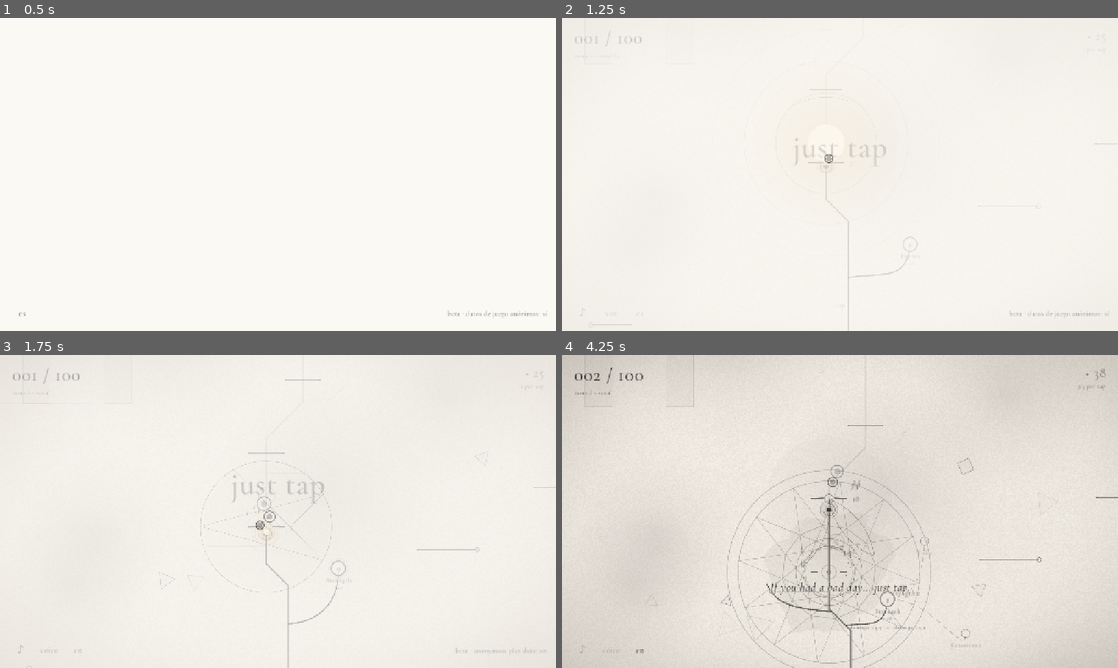
Above: before the commit, frames 1-4 (two rows, left to right).
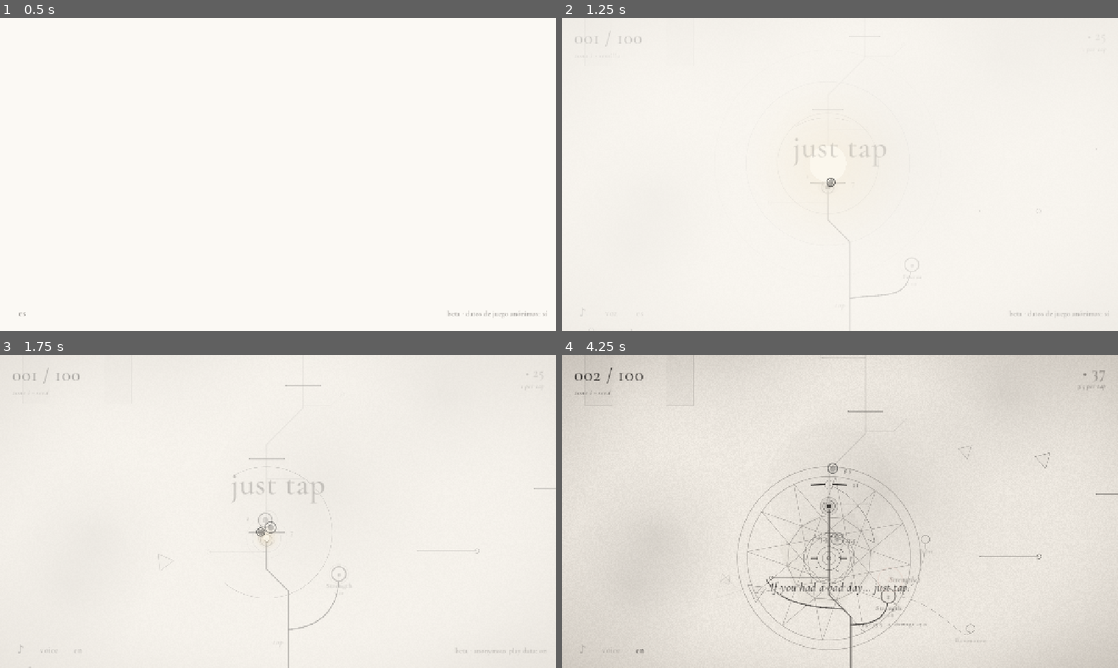
Above: after the commit, the same moments.

Repository: pablopalma/just-tap-repository
Game: Godot game, scene res://tools/tree_inline_test.tscn
Same seed, same stepped clock (60 frames per second), same inputs: the game is played once before the commit and once after it. This scene is started directly instead of the project's main scene. Sound files missing from this copy of the repository are replaced by a short silence.
Inputs:
- Up to frame 1 (0.5 s): no input
- Up to frame 2 (1.25 s): click "es" at 0.5 s
- Up to frame 3 (1.75 s): click "es" at 1.25 s
- Up to frame 4 (4.25 s): click "voice" at 2 s; click "en" at 2.75 s; click "♪" at 3.5 s

Frame 1 is identical in both runs. In frame 2, 0.4% of the frame differs, in the area x 12-97%, y 5-100%; in frame 3, 0.9%; in frame 4, 3.7%, in the area x 23-100%, y 0-100%.

Commit message:
Entre zonas, la zambullida Droste; cada zona corre hacia su lado
Al terminar una zona la cámara cae en la punta, el punto llena la pantalla y
desde su centro se abre la zona siguiente (scripts/world/droste.gd), con la
música filtrada al entrar y abierta al llegar. Cada zona corre hacia su propio
lado (Main.ZONE_ANGLE): se gira la vista, y el paisaje, las capas del fondo y la
ola de color giran con ella (View.angle); los textos del mundo se enderezan. A la
oscuridad se entra girando despacio. Prototipo detrás de BuildFlags.DROSTE; el
tráiler mantiene la vista derecha.

La visión del juego (un recorrido hacia adentro, la historia del alma de la
niña) queda escrita en JUST_TAP_GODOT.md §1.

Co-Authored-By: Claude Opus 5.5 <noreply@anthropic.com>

Diff:
--- a/scripts/build_flags.gd
+++ b/scripts/build_flags.gd
@@ -11,6 +11,11 @@
 ## The last barriers of the dark break on their own, in one run, while the voice talks about this
 ## moment (Main's "now" cinematic).
 const NOW_BARRIERS := 3
+
+## Prototype: between zones the camera falls into the tip and comes out in the next zone (the Droste
+## dive, scripts/world/droste.gd), and some zones run their own way (Main.ZONE_ANGLE). False: the
+## old pull-back over the zone.
+const DROSTE := true
 
 ## The upgrade tree is drawn beside the line and bought by tapping it, without pausing
 ## (scripts/world/inline_tree.gd); false brings back the panel. The dev menu (F1) switches it.
--- a/scripts/main.gd
+++ b/scripts/main.gd
@@ -24,6 +24,9 @@
 var forks
 var fx
 var spark
+## Between zones: the Droste dive into the tip (scripts/world/droste.gd).
+var droste
+var _droste_zone := 0
 var camera
 var hud
 var tree_panel
@@ -166,6 +169,10 @@
 	spark.tip = tip
 	spark.visible = false
 	spark.landed.connect(_on_spark_landed)
+	droste = load("res://scripts/world/droste.gd").new()
+	add_child(droste)
+	droste.turned.connect(_on_droste_turned)
+	droste.done.connect(_on_droste_done)
 	crumble = _node("Crumble", "res://scripts/world/crumble.gd")
 	crumble.path = path
 	crumble.quaked.connect(_on_quake)
@@ -277,6 +284,7 @@
 	Music.start()
 	Music.stop_theme()
 	_demo_end = BuildFlags.DEMO and GameState.finished and GameState.stage >= BuildFlags.DEMO_LAST
+	_face_zone()  # a save inside a zone that runs its own way
 	# The voice greets once the line has started climbing.
 	get_tree().create_timer(2.5).timeout.connect(_greet.bind(SaveSystem.had_progress))
 	if GameState.finished:
@@ -402,14 +410,20 @@
 		_process_now(delta)
 	path_view.lit = tip.lit
 	inline_tree.active = tree_inline and GameState.running and not GameState.finished \
-		and mode == Mode.PLAY and not _cine and not _now and _pano <= 0.0
+		and mode == Mode.PLAY and not _cine and not _now and _pano <= 0.0 and not droste.is_playing()
 	subtitle.high = inline_tree.active and inline_tree.is_narrow()
 	shapes.focus = camera.position
 	path_view.width_scale = maxf(1.0, 0.9 / camera.zoom.x)
+	droste.tip_screen = tip.get_global_transform_with_canvas().origin
 	match mode:
 		Mode.INTRO, Mode.PLAY:
 			camera.k = 2.2
-			if star.is_active():
+			if droste.is_playing():
+				# Falling into the tip (and, turned, out into the next zone).
+				camera.k = 9.0
+				camera.target_pos = tip.position
+				camera.target_zoom = _base_zoom() * droste.zoom_mul()
+			elif star.is_active():
 				# The whole star in view.
 				camera.target_pos = star.center() + Vector2(0, -20)
 				camera.target_zoom = _base_zoom() * 0.72
@@ -494,8 +508,68 @@
 
 
 func _base_zoom() -> float:
+	# 640 along the line and 420 across it, whichever way the zone's line runs on screen.
 	var vs := get_viewport_rect().size
+	if absf(sin(camera.angle)) > 0.5:
+		vs = Vector2(vs.y, vs.x)
 	return minf(vs.y / 640.0, vs.x / 420.0)
+
+
+# --- The Droste dive between zones ----------------------------------------------
+
+## Which way zone z's line runs on screen (radians, the camera's angle). The line does not always
+## climb: inside the last zone, the next one runs its own way, like thoughts do. 0 is up, -PI/2 to
+## the right, PI/2 to the left, PI down. The dark (zone 5) and the last zone climb again, so the
+## endings look at the city upright.
+const ZONE_ANGLE := {1: 0.0, 2: -PI / 2.0, 3: -PI / 4.0, 4: PI / 2.0, 5: 0.0, 6: PI, 7: PI / 4.0,
+	8: -PI / 2.0, 9: -3.0 * PI / 4.0, 10: 0.0}
+## A director (the trailer) keeps the view upright, so its shots stay as they were framed.
+var turn_zones := true
+var _turn_tween: Tween
+
+
+func _zone_angle(z: int) -> float:
+	return ZONE_ANGLE.get(z, 0.0) if turn_zones else 0.0
+
+
+## Turns the view slowly, the short way round (where there is no dive to hide it: into the dark).
+func _turn_to(target: float, time: float) -> void:
+	if _turn_tween:
+		_turn_tween.kill()
+	var from: float = camera.angle
+	var to := from + wrapf(target - from, -PI, PI)
+	_turn_tween = create_tween()
+	_turn_tween.tween_property(camera, "angle", to, time).set_trans(Tween.TRANS_SINE)
+
+
+## The view the current barrier's zone is seen at, at once (a new game, a save, a jump).
+func _face_zone() -> void:
+	if _turn_tween:
+		_turn_tween.kill()
+	camera.angle = _zone_angle(Zones.of(GameState.stage))
+
+
+## Each zone is the line inside the last one: fall into the tip and come out in the next zone.
+func _begin_droste(z: int) -> void:
+	_droste_zone = z
+	droste.play()
+	camera.add_trauma(0.25)
+
+
+## The screen is all dot: turn the view to the next zone's direction, unseen.
+func _on_droste_turned() -> void:
+	camera.angle = _zone_angle(_droste_zone + 1)
+	camera.snap()
+
+
+func _on_droste_done() -> void:
+	var z := _droste_zone
+	var last := path.gate_pos(z * 10)
+	_summon_bird()
+	if not z in [2, 4, 6, 8]:
+		colour_wave.pass_wave(tip.position, Palette.chapter_color(maxi(1, Palette.chapter_of(z * 10))))
+		zone_title.show_title(Loc.t("zone_done") % Zones.ROMAN[z - 1], Loc.zone_name(z), Palette.INK)
+	fx.ring(last, Palette.INK, 220.0, 2.4)
 
 
 # --- Events -----------------------------------------------------------------
@@ -538,6 +612,12 @@
 
 ## The camera pulls back to take in the zone's ten barriers.
 func _on_zone_completed(z: int) -> void:
+	if BuildFlags.DROSTE and cinematics_enabled and not BuildFlags.is_dark(z * 10 + 1):
+		_begin_droste(z)
+		return
+	# No dive (into the dark, or a director's cut): the world turns slowly to the next zone's way.
+	if absf(wrapf(_zone_angle(z + 1) - camera.angle, -PI, PI)) > 0.01:
+		_turn_to(_zone_angle(z + 1), EVENT_TIME)
 	cinema.show_bars(true)
 	var first := path.gate_pos((z - 1) * 10 + 1)
 	var last := path.gate_pos(z * 10)
@@ -725,6 +805,8 @@
 	landscape.reset()
 	_clear_dark()
 	GameState.dev_jump(n)
+	_face_zone()
+	camera.snap()
 	GameState.running = true
 	mode = Mode.PLAY
 	_final_pending = -1.0
@@ -970,6 +1052,7 @@
 func _on_reborn() -> void:
 	_stop_cinematic(true)
 	_clear_dark()
+	_face_zone()
 	tip.lit = 0.0
 	gates.reset()
 	star.reset()
--- /dev/null
+++ b/scripts/view.gd
@@ -0,0 +1,27 @@
+class_name View
+extends RefCounted
+## The angle the world is seen at. The line does not always climb: each zone, inside the last one,
+## can run its own way (Main turns the camera between zones, through the Droste dive). Everything
+## that draws apart from the camera (the landscape, the far layers, the colour wave) turns with it,
+## and text drawn in the world is turned back so it always reads upright.
+
+## Radians; the camera sets it every frame (without its shake).
+static var angle := 0.0
+
+
+## The world-aligned box a screen of size `vs` covers at the current angle (for culling).
+static func size(vs: Vector2) -> Vector2:
+	var c := absf(cos(angle))
+	var s := absf(sin(angle))
+	return Vector2(vs.x * c + vs.y * s, vs.x * s + vs.y * c)
+
+
+## draw_string, upright on screen whatever the angle. `at` is where the text starts (its baseline).
+static func text(ci: CanvasItem, font: Font, at: Vector2, s: String, align: HorizontalAlignment,
+		width: float, size_px: int, col: Color) -> void:
+	if angle == 0.0:
+		ci.draw_string(font, at, s, align, width, size_px, col)
+		return
+	ci.draw_set_transform(at, angle)
+	ci.draw_string(font, Vector2.ZERO, s, align, width, size_px, col)
+	ci.draw_set_transform(Vector2.ZERO)
--- a/scripts/world/camera.gd
+++ b/scripts/world/camera.gd
@@ -11,6 +11,8 @@
 var target_zoom := 1.0
 var k := 2.2
 var trauma := 0.0
+## Which way the world is seen (View.angle): the zone's own direction. The shake rolls around it.
+var angle := 0.0
 
 var _z := 1.0
 var _punch := 0.0
@@ -33,7 +35,8 @@
 	trauma = maxf(0.0, trauma - TRAUMA_DECAY * delta)
 	var s := trauma * trauma
 	offset = Vector2(_wave(1.0), _wave(2.0)) * MAX_OFFSET * s / maxf(0.2, _z)
-	rotation = _wave(3.0) * MAX_ROLL * s
+	rotation = angle + _wave(3.0) * MAX_ROLL * s
+	View.angle = angle
 
 
 ## 0..1; 0.1 is a nudge, 1 is the biggest moment.
--- a/scripts/world/colour_wave.gd
+++ b/scripts/world/colour_wave.gd
@@ -97,5 +97,6 @@
 	_mat.set_shader_parameter("drain", _drain)
 	_mat.set_shader_parameter("cam_pos", cam_pos + cam_offset)
 	_mat.set_shader_parameter("cam_zoom", cam_zoom)
+	_mat.set_shader_parameter("cam_rot", View.angle)
 	_mat.set_shader_parameter("view_size", vp)
 	_mat.set_shader_parameter("beat_hz", Zones.BPM[Music.zone - 1] / 60.0)
--- a/scripts/world/depth_background.gd
+++ b/scripts/world/depth_background.gd
@@ -38,8 +38,10 @@
 		var z: float = s.scale * (1.0 + (cam_zoom - 1.0) * f) * vp.y / 720.0
 		var center := (cam_pos + cam_offset) * f
 		cl.scale = Vector2(z, z)
-		cl.offset = vp * 0.5 - center * z
-		d.set_view(center, vp * 0.5 / z)
+		# Turned with the view (View.angle), around the middle of the screen.
+		cl.rotation = -View.angle
+		cl.offset = vp * 0.5 - (center * z).rotated(-View.angle)
+		d.set_view(center, View.size(vp) * 0.5 / z)
 		d.set_tint(tint)
 		d.modulate.a = 1.0 - 0.7 * focus
 
--- /dev/null
+++ b/scripts/world/droste.gd
@@ -0,0 +1,121 @@
+extends CanvasLayer
+## Between zones, the Droste dive (BuildFlags.DROSTE): each zone is the line inside the last one.
+## The camera falls into the tip while the line splits into finer threads; the dot grows until it is
+## all there is; then, from its centre, the next zone opens (already turned its own way, View.angle)
+## while the camera goes on falling in. One continuous move inward, never a cut. The music is heard
+## from inside something as it falls, and opens when it arrives.
+## Main drives the camera with zoom_mul() and turns the view on `turned`.
+
+signal turned
+signal done
+
+const DIVE := 1.5
+const EMERGE := 1.8
+const DIVE_ZOOM := 22.0      # how far in the camera falls before the dot fills the screen
+const EMERGE_ZOOM := 5.0     # and how far in the next zone starts, settling back to normal
+const THREADS := 7
+
+## The tip on screen; Main sets it every frame.
+var tip_screen := Vector2.ZERO
+
+var _t := -1.0
+var _turned := false
+var _canvas: Node2D
+var _filter: AudioEffectLowPassFilter
+var _filter_at := -1
+
+
+func _ready() -> void:
+	layer = 7  # over the world and its colour, under the HUD and the subtitles
+	_canvas = Node2D.new()
+	_canvas.draw.connect(_draw_dive)
+	add_child(_canvas)
+
+
+func is_playing() -> bool:
+	return _t >= 0.0
+
+
+func play() -> void:
+	_t = 0.0
+	_turned = false
+	_muffle(true)
+
+
+## How far in the camera is, against its normal zoom.
+func zoom_mul() -> float:
+	if _t < 0.0:
+		return 1.0
+	if _t < DIVE:
+		var e := _t / DIVE
+		return pow(DIVE_ZOOM, e * e)
+	var k := clampf((_t - DIVE) / EMERGE, 0.0, 1.0)
+	return pow(EMERGE_ZOOM, pow(1.0 - k, 2.2))
+
+
+func _process(delta: float) -> void:
+	if _t < 0.0:
+		return
+	_t += delta
+	if not _turned and _t >= DIVE:
+		_turned = true
+		turned.emit()
+		_muffle(false)
+	if _t >= DIVE + EMERGE:
+		_t = -1.0
+		done.emit()
+	_canvas.queue_redraw()
+
+
+func _draw_dive() -> void:
+	if _t < 0.0:
+		return
+	var vs := _canvas.get_viewport_rect().size
+	var far := vs.length()
+	var ink := Palette.INK
+	if _t < DIVE:
+		var e := _t / DIVE
+		# The line splits into threads along its own direction, spreading as the camera falls in.
+		var along := Vector2(0, -1).rotated(-View.angle)
+		var across := along.orthogonal()
+		for i in THREADS:
+			var off := (i - (THREADS - 1) * 0.5) * lerpf(1.0, 22.0, e * e)
+			var p := tip_screen + across * off
+			draw_thread(p - along * far, p + along * far, Color(ink, 0.35 * e * (1.0 - absf(off) / 90.0)))
+		# The dot grows until it is all there is.
+		var r := lerpf(6.0, far, pow(e, 3.2))
+		_canvas.draw_circle(tip_screen, r, Color(ink, smoothstep(0.0, 0.25, e)))
+		_canvas.draw_arc(tip_screen, r * 1.08 + 4.0, 0.0, TAU, 96, Color(ink, 0.25 * e), 1.5, true)
+		return
+	# Inside: the next zone opens from the middle of the dot, a ring of ink rolling out of the screen.
+	var k := clampf((_t - DIVE) / EMERGE, 0.0, 1.0)
+	var inner := far * (1.0 - pow(1.0 - k, 2.6))
+	var outer := far * 1.05
+	if inner < outer:
+		_canvas.draw_arc(vs * 0.5, (inner + outer) * 0.5, 0.0, TAU, 128, ink, outer - inner, true)
+		# the pen's edge of the opening, a little ragged
+		_canvas.draw_arc(vs * 0.5, inner, 0.0, TAU, 128, Color(ink, 0.5), 2.0 + 6.0 * (1.0 - k), true)
+
+
+func draw_thread(a: Vector2, b: Vector2, col: Color) -> void:
+	if col.a > 0.003:
+		_canvas.draw_line(a, b, col, 1.2, true)
+
+
+## Falling in, the music is heard from inside something (a low-pass closing); arriving, it opens.
+func _muffle(on: bool) -> void:
+	var bus := AudioServer.get_bus_index(Music.MUSIC_BUS)
+	if bus == -1:
+		return
+	if _filter == null:
+		_filter = AudioEffectLowPassFilter.new()
+		_filter.cutoff_hz = 20000.0
+		AudioServer.add_bus_effect(bus, _filter)
+		_filter_at = AudioServer.get_bus_effect_count(bus) - 1
+	AudioServer.set_bus_effect_enabled(bus, _filter_at, true)
+	var tw := create_tween()
+	if on:
+		tw.tween_property(_filter, "cutoff_hz", 380.0, DIVE).set_trans(Tween.TRANS_EXPO).set_ease(Tween.EASE_IN)
+	else:
+		tw.tween_property(_filter, "cutoff_hz", 20000.0, EMERGE).set_trans(Tween.TRANS_EXPO).set_ease(Tween.EASE_IN)
+		tw.tween_callback(func() -> void: AudioServer.set_bus_effect_enabled(bus, _filter_at, false))
--- a/scripts/world/forks.gd
+++ b/scripts/world/forks.gd
@@ -138,7 +138,7 @@
 			draw_line(g + Vector2(-HALF, 0), g + Vector2(-hole, 0), Palette.INK, 2.4, true)
 			draw_line(g + Vector2(hole, 0), g + Vector2(HALF, 0), Palette.INK, 2.4, true)
 			if font:
-				draw_string(font, g + Vector2(HALF + 6, 4), Fmt.num(maxf(0.0, b.hp)), HORIZONTAL_ALIGNMENT_LEFT,
+				View.text(self, font, g + Vector2(HALF + 6, 4), Fmt.num(maxf(0.0, b.hp)), HORIZONTAL_ALIGNMENT_LEFT,
 					-1, 12, Color(Palette.INK, 0.55))
 		# its light, in the colour of its instrument
 		var lp := _branch_point(s, count, i, _t[i])
--- a/scripts/world/fx.gd
+++ b/scripts/world/fx.gd
@@ -124,4 +124,4 @@
 	for f in _floats:
 		var k: float = f.t / f.life
 		var a := minf(1.0, (1.0 - k) * 2.0)
-		draw_string(font, f.pos, f.text, HORIZONTAL_ALIGNMENT_CENTER, -1, f.size, Color(f.color, a))
+		View.text(self, font, f.pos, f.text, HORIZONTAL_ALIGNMENT_CENTER, -1, f.size, Color(f.color, a))
--- a/scripts/world/gates.gd
+++ b/scripts/world/gates.gd
@@ -56,11 +56,11 @@
 	_bar(p + Vector2(hole, -wv), p + Vector2(HALF, wv * 0.3), Palette.INK)
 	if font:
 		var dim := Color(Palette.INK, 0.65)
-		draw_string(font, p + Vector2(HALF + 12, 5), Fmt.num(maxf(0.0, GameState.hp)),
+		View.text(self, font, p + Vector2(HALF + 12, 5), Fmt.num(maxf(0.0, GameState.hp)),
 			HORIZONTAL_ALIGNMENT_LEFT, -1, 15, dim)
 		var r := GameState.regen(GameState.stage)
 		if r > 0.0:
-			draw_string(font, p + Vector2(HALF + 12, 22), "+%s/s" % Fmt.num(r),
+			View.text(self, font, p + Vector2(HALF + 12, 22), "+%s/s" % Fmt.num(r),
 				HORIZONTAL_ALIGNMENT_LEFT, -1, 12, Color(Palette.INK, 0.4))
 
 
--- a/scripts/world/inline_tree.gd
+++ b/scripts/world/inline_tree.gd
@@ -135,7 +135,7 @@
 
 ## How far out a node can go on either side of the line, in world units.
 func _room() -> float:
-	var half_w := get_viewport_rect().size.x * 0.5 / camera.zoom.x
+	var half_w := View.size(get_viewport_rect().size).x * 0.5 / camera.zoom.x
 	return clampf(half_w - 40.0 / camera.zoom.x - absf(_anchor.x - camera.position.x), NEAR + 60.0, FAR)
 
 
@@ -339,4 +339,7 @@
 
 func _text(baseline_center: Vector2, text: String, size: int, color: Color) -> void:
 	var w := font.get_string_size(text, HORIZONTAL_ALIGNMENT_LEFT, -1, size).x
-	draw_string(font, baseline_center - Vector2(w * 0.5, 0), text, HORIZONTAL_ALIGNMENT_LEFT, -1, size, color)
+	# Turned around its own centre so it reads upright whichever way the view is turned (View.angle).
+	draw_set_transform(baseline_center, View.angle)
+	draw_string(font, Vector2(-w * 0.5, 0), text, HORIZONTAL_ALIGNMENT_LEFT, -1, size, color)
+	draw_set_transform(Vector2.ZERO)
--- a/scripts/world/landscape.gd
+++ b/scripts/world/landscape.gd
@@ -115,14 +115,14 @@
 	_drawer.grand = g
 	_drawer.width_mul = maxf(1.0, zn / z)
 	scale = Vector2(z, z)
-	offset = vp * 0.5 - center * z
+	# Turned with the view (View.angle), around the middle of the screen, like the world itself.
+	offset = vp * 0.5 - (center * z).rotated(-View.angle)
+	rotation = -View.angle
 	if tremble > 0.0:
 		var a := tremble * tremble * 14.0 * vp.y / 720.0
 		offset += Vector2(sin(_t * 41.0) + sin(_t * 23.0), cos(_t * 37.0) + sin(_t * 19.0)) * a * 0.5
-		rotation = sin(_t * 17.0) * tremble * tremble * 0.006
-	else:
-		rotation = 0.0
-	_drawer.set_view(center, vp * 0.5 / z)
+		rotation += sin(_t * 17.0) * tremble * tremble * 0.006
+	_drawer.set_view(center, View.size(vp) * 0.5 / z)
 
 
 class Drawer extends Node2D:
--- a/shaders/colour_wave.gdshader
+++ b/shaders/colour_wave.gdshader
@@ -8,6 +8,7 @@
 uniform sampler2D screen_tex : hint_screen_texture, filter_linear_mipmap;
 uniform vec2 cam_pos;
 uniform float cam_zoom = 1.0;
+uniform float cam_rot = 0.0;        // the view's angle (View.angle): screen turns back into world
 uniform vec2 view_size = vec2(1280.0, 720.0);
 uniform float now = 0.0;
 uniform float beat_hz = 1.0;
@@ -47,7 +48,8 @@
 }
 
 void fragment() {
-	vec2 world = cam_pos + (SCREEN_UV * view_size - view_size * 0.5) / cam_zoom;
+	vec2 s = (SCREEN_UV * view_size - view_size * 0.5) / cam_zoom;
+	vec2 world = cam_pos + vec2(s.x * cos(cam_rot) - s.y * sin(cam_rot), s.x * sin(cam_rot) + s.y * cos(cam_rot));
 
 	float reveal = 0.0;
 	float rim = 0.0;
--- /dev/null
+++ b/tools/droste_test.gd
@@ -0,0 +1,41 @@
+extends Node
+## The Droste dive between zones (BuildFlags.DROSTE): jumps to barrier 10, breaks it, falls into the
+## tip and comes out in zone 2, which runs to the right; then taps through a few of its barriers.
+## Record it: godot --path . --write-movie out.avi --fixed-fps 30 res://tools/droste_test.tscn
+
+const LENGTH := 20.0
+
+var _main: Node
+var _t := 0.0
+var _acc := 0.0
+var _started := false
+
+
+func _ready() -> void:
+	SaveSystem.enabled = false
+	SaveSystem.lang = "en"
+	GameState.new_game()
+	_main = load("res://scenes/main.tscn").instantiate()
+	add_child(_main)
+
+
+func _process(delta: float) -> void:
+	_t += delta
+	if not _started and _t > 0.5:
+		_started = true
+		# the zone end to dive from: 10 by default, or godot ... -- --edge=20
+		var edge := 10
+		for a in OS.get_cmdline_user_args():
+			if a.begins_with("--edge="):
+				edge = int(a.trim_prefix("--edge="))
+		_main._on_dev("edge", edge)
+	# a few seconds into zone 2, tap through its barriers like a player
+	if _t > 7.5:
+		GameState.dev_damage = 40.0
+		_acc += delta * 4.0
+		while _acc >= 1.0:
+			_acc -= 1.0
+			GameState.tap("tap")
+	if _t > LENGTH:
+		print("DROSTE stage=%d angle=%.2f" % [GameState.stage, _main.camera.angle])
+		get_tree().quit()
--- /dev/null
+++ b/tools/droste_test.tscn
@@ -0,0 +1,6 @@
+[gd_scene format=3]
+
+[ext_resource type="Script" path="res://tools/droste_test.gd" id="1"]
+
+[node name="DrosteTest" type="Node"]
+script = ExtResource("1")
--- a/tools/trailer.gd
+++ b/tools/trailer.gd
@@ -55,6 +55,7 @@
 	if not show_numbers:
 		_main.fx.font = null
 	_main.cinematics_enabled = false  # the director decides every shot
+	_main.turn_zones = false  # and keeps the view upright, as the shots were framed
 	_ripple = Node2D.new()
 	_ripple.set_script(load("res://tools/tap_ripple.gd"))
 	_ripple.path = _main.path
Not shown, added: scripts/view.gd.uid
Not shown, added: scripts/world/droste.gd.uid
Not shown, added: tools/droste_test.gd.uid
Not shown, changed: JUST_TAP_GODOT.md
